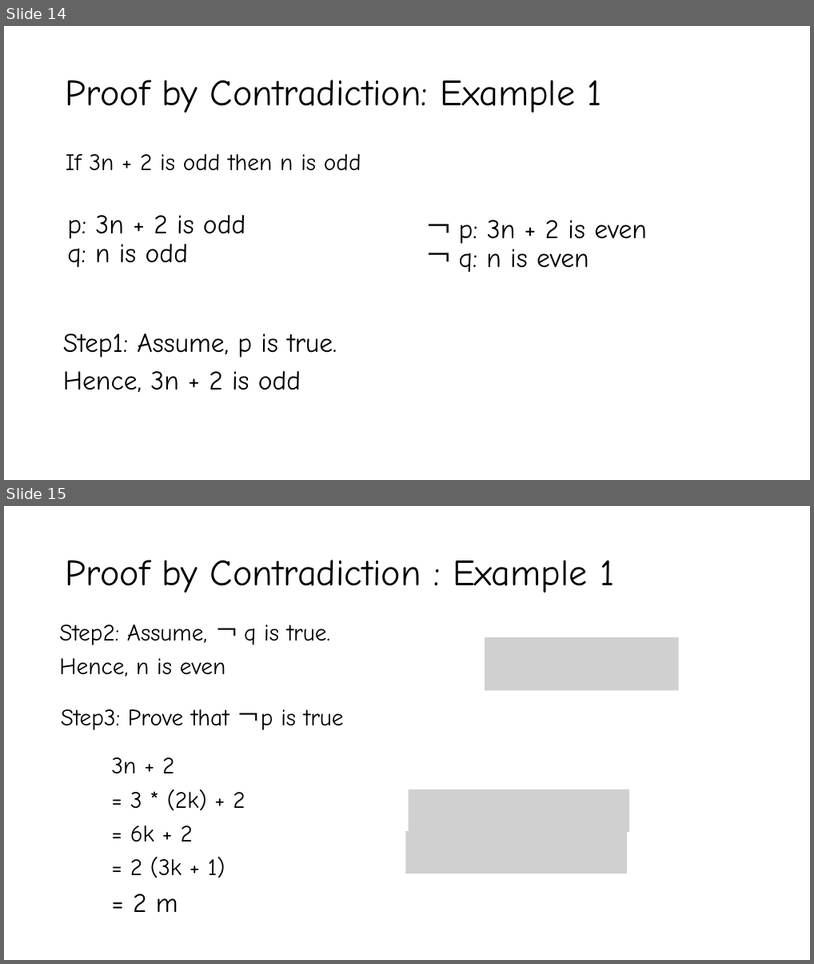
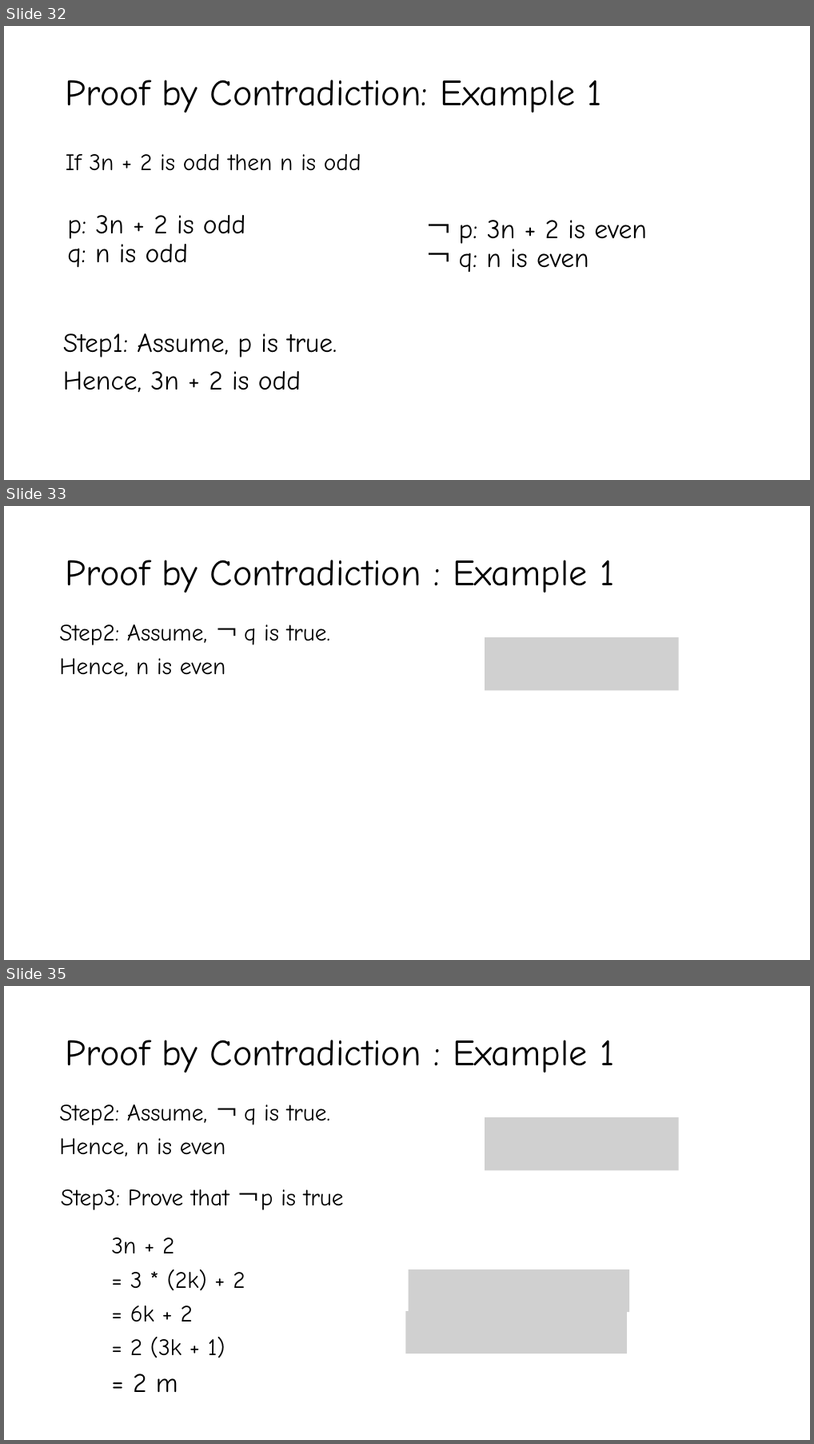
Before and after one commit to YeasirRayhanPrince/yeasirrayhanprince.github.io, a slide deck: cse106/slides/Lecture3.pptx. Shown one above the other, each under a label of ours: slides 14 and 15 before the commit, slides 32, 33 and 35 after it; the slides between them are not shown. The pictures are 814x964 and 814x1444 pixels, drawn with LibreOffice and Linux fonts; fonts in the diff are those of the drawing; grey boxes stand for pictures. Boxes give left, top, right and bottom in pixels: in the first picture for what was removed or moved away, otherwise in the second. Text is boxed around its words. In the diff, an @@ line names an element or a change of style, - is before the commit and + after.

```diff
--- a/cse106/slides/Lecture3.pptx
+++ b/cse106/slides/Lecture3.pptx
@@ slide 33 added at (4,506,810,960), background #FFFFFF @@
@@ title added at (66,560,614,592), 44 pt, text #000000 @@
+Proof by Contradiction : Example 1
@@ text added at (59,624,330,676), 28 pt, text #000000 @@
+Step2: Assume, ￢ q is true.
+Hence, n is even
@@ picture added at (485,637,679,691) @@
@@ what was slide 14 is now slide 32 @@
@@ what was slide 15 is now slide 35 @@
```
Also in this commit, not shown: 2 slides changed, 26 other slides added, 6 other files.
